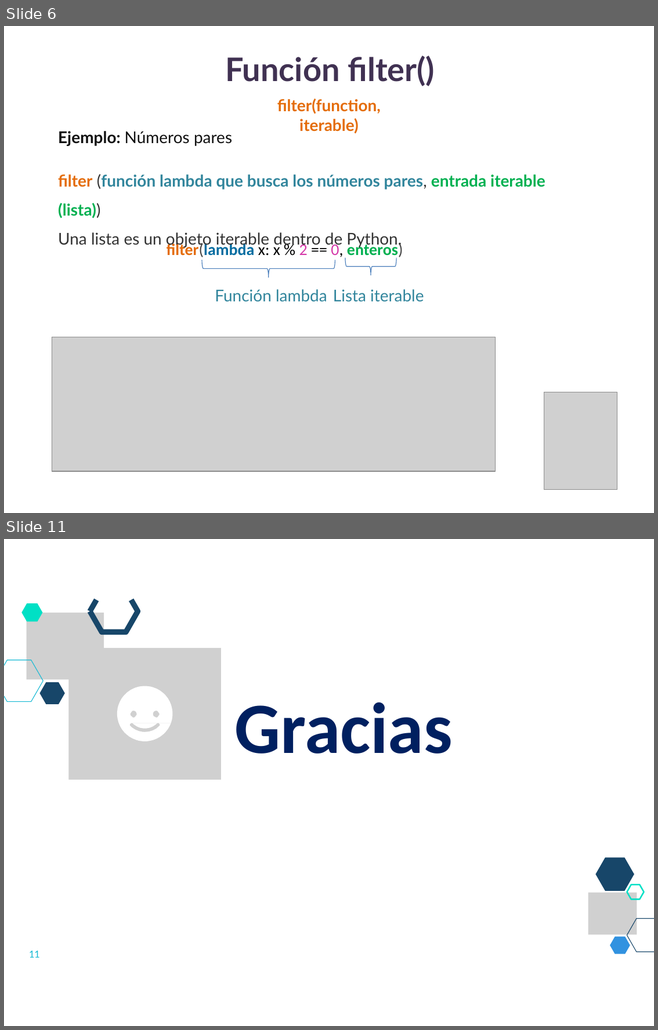
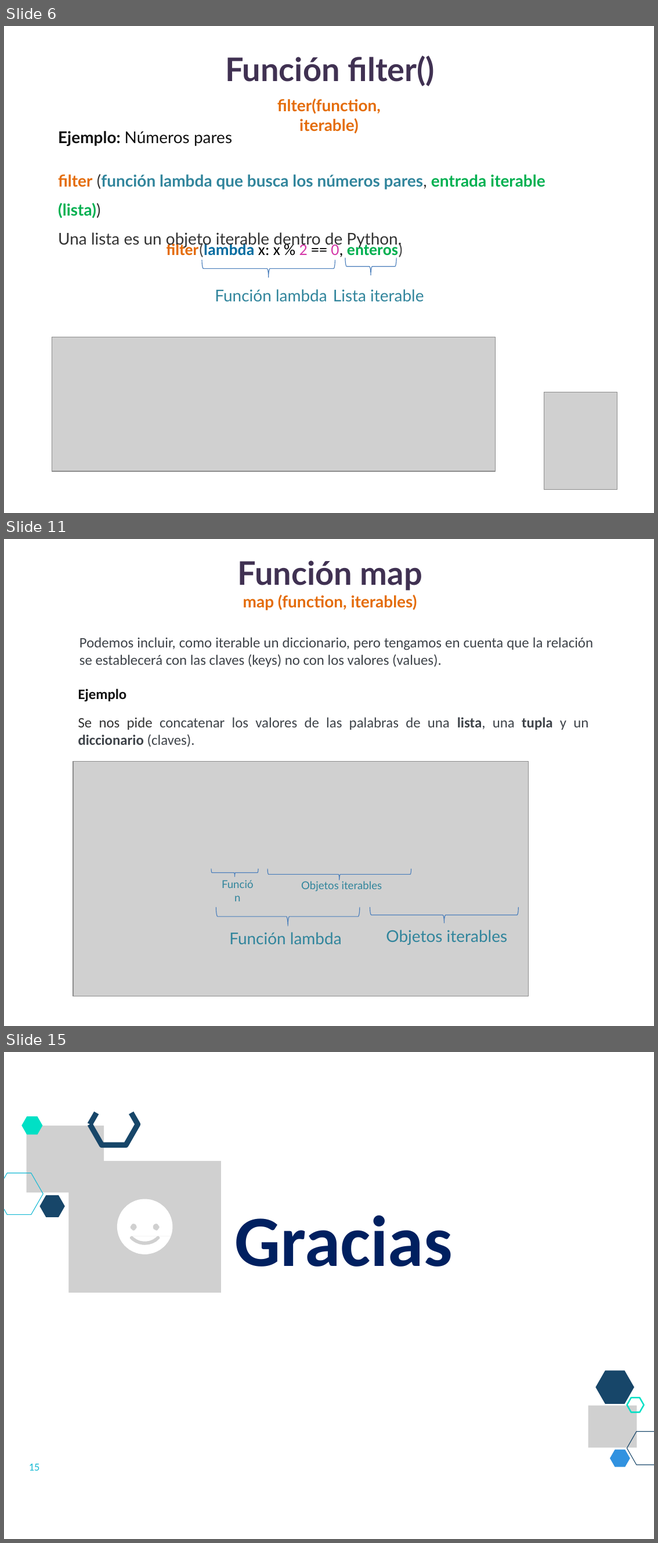
Before and after one commit to lizetheP/Analitica, a slide deck: CalendarioAgo2022/presentaciones/11_FuncionesOrdenSuperior.pptx. Shown one above the other, each under a label of ours: slides 6 and 11 before the commit, slides 6, 11 and 15 after it; the slides between them are not shown. The pictures are 658x1030 and 658x1543 pixels, drawn with LibreOffice and Linux fonts; fonts in the diff are those of the drawing; grey boxes stand for pictures. Boxes give left, top, right and bottom in pixels: in the first picture for what was removed or moved away, otherwise in the second. Text is boxed around its words. In the diff, an @@ line names an element or a change of style, - is before the commit and + after.

```diff
--- a/CalendarioAgo2022/presentaciones/11_FuncionesOrdenSuperior.pptx
+++ b/CalendarioAgo2022/presentaciones/11_FuncionesOrdenSuperior.pptx
@@ slide 11 added at box(4, 539, 654, 1026), background #FFFFFF @@
@@ title added at box(237, 560, 422, 591), 36 pt, text #403152, bold @@
+Función map
@@ text added at box(243, 595, 417, 610), 18 pt, text #E46C0A, bold @@
+map (function, iterables)
@@ text added at box(79, 637, 593, 667), 16 pt, text #3E4349 @@
+Podemos incluir, como iterable un diccionario, pero tengamos en cuenta que la relación se establecerá con las claves (keys) no con los valores (values).
@@ text added at box(78, 689, 588, 747), 16 pt, text #3E4349 @@
+Ejemplo
+Se nos pide concatenar los valores de las palabras de una lista, una tupla y un diccionario (claves).
@@ picture added at box(73, 761, 528, 996) @@
@@ left brace added at box(211, 869, 258, 877), outline #4B7EBC 0.75 pt @@
@@ left brace added at box(267, 869, 411, 880), outline #4B7EBC 0.75 pt @@
@@ text added at box(213, 875, 263, 895), 12 pt, text #31859C @@
+Función
@@ text added at box(301, 881, 382, 892), 12 pt, text #31859C @@
+Objetos iterables
@@ left brace added at box(216, 907, 360, 926), outline #4B7EBC 0.75 pt @@
@@ left brace added at box(370, 907, 518, 923), outline #4B7EBC 0.75 pt @@
@@ text added at box(229, 932, 342, 944), 18 pt, text #31859C @@
+Función lambda
@@ text added at box(386, 930, 507, 945), 18 pt, text #31859C @@
+Objetos iterables
@@ what was slide 11 is now slide 15 @@
@@ page number at box(29, 1464, 40, 1471): text changed @@
-11
+15
```
Also in this commit, not shown: 5 slides changed, 3 other slides added, 14 other files.
